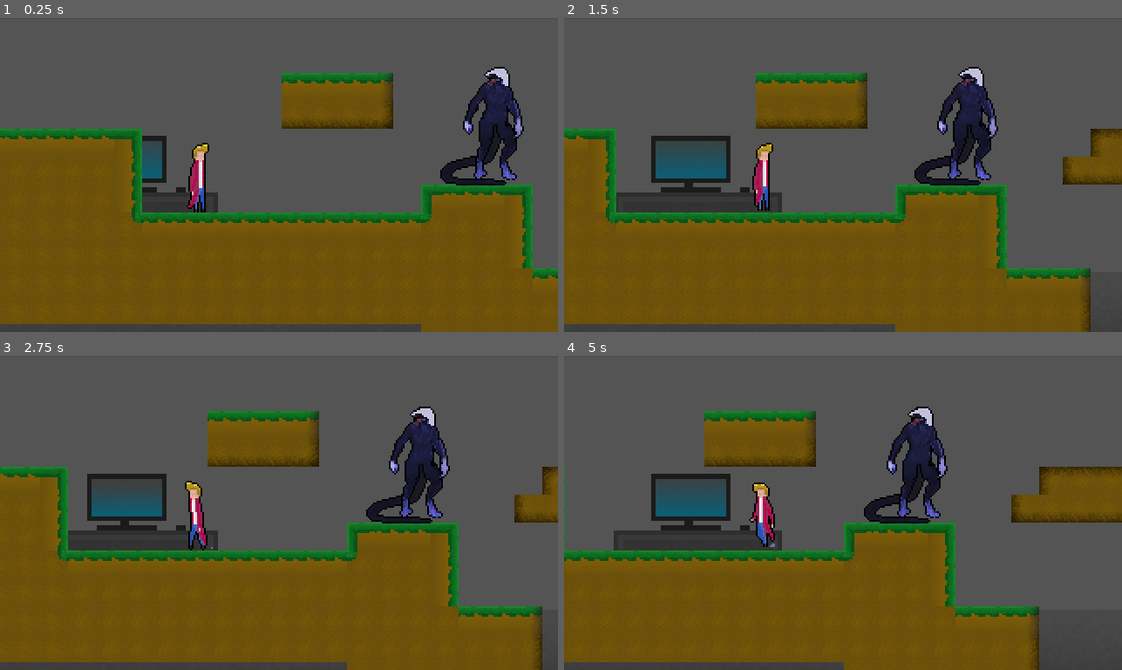
Above: before the commit, frames 1-4 (two rows, left to right).
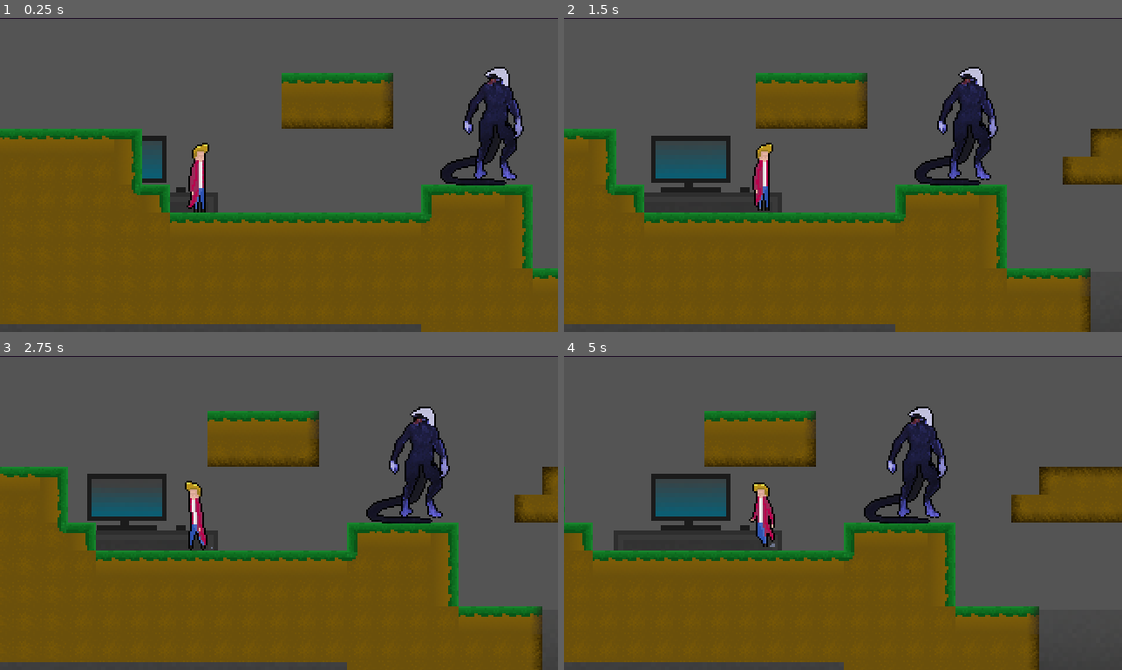
Above: after the commit, the same moments.

Repository: Plannec/project-aimo
Game: Godot game, scene res://StageOne.tscn
Two runs of this game, one before a commit and one after it. Both use one fixed random seed, a clock stepped at 60 frames per second and the inputs below.
Inputs:
- Up to frame 1 (0.25 s): no input
- Up to frame 2 (1.5 s): hold D (ui_right) from 0.53 s (still down); tap W (ui_up) at 0.77 s
- Up to frame 3 (2.75 s): tap W (ui_up) at 1.52 s; release D (ui_right) at 2.03 s; hold A (ui_left) from 2.03 s (still down)
- Up to frame 4 (5 s): release A (ui_left) at 2.78 s; hold D (ui_right) 2.78-4.28 s; tap W (ui_up) at 3.02, 3.77, 4.52 s; hold A (ui_left) from 4.28 s (still down)

The runs differ from the first frame. In frame 1, 1.0% of the frame differs, in the area x 0-100%, y 0-66%; in frame 2, 1.0%; in frame 3, 1.0%; in frame 4, 0.9%.

Commit message:
General Settings (Update)

Diff:
--- a/GroundTileset.tscn
+++ b/GroundTileset.tscn
@@ -117,3 +117,17 @@
 
 [node name="CollisionShape2D" type="CollisionShape2D" parent="Ground007/StaticBody2D"]
 shape = SubResource( 1 )
+
+[node name="Ground008" type="Sprite" parent="."]
+editor/display_folded = true
+position = Vector2( 115.38, 30 )
+scale = Vector2( 1.25, 1.25 )
+texture = ExtResource( 1 )
+region_enabled = true
+region_rect = Rect2( 0, 64, 16, 16 )
+
+[node name="StaticBody2D" type="StaticBody2D" parent="Ground008"]
+visible = false
+
+[node name="CollisionShape2D" type="CollisionShape2D" parent="Ground008/StaticBody2D"]
+shape = SubResource( 1 )
--- a/StageOne.tscn
+++ b/StageOne.tscn
@@ -30,10 +30,9 @@
 tile_set = ExtResource( 2 )
 cell_size = Vector2( 16, 16 )
 format = 1
-tile_data = PoolIntArray( 393221, 0, 0, 393222, 0, 0, 393223 …(654 unchanged characters)… 3, 3, 0, 720894, 3, 0, 720895, -1610612736, 0, 655370, 6, 0, 655371, 0, 0, 655372, 0, 0, 655373, -1610612730, 0, 786426, -1073741824, 0, 786427, -1610612733, 0, 786428, -1610612733, 0, 786429, -1610612733, 0, 786430, -1610612733, 0, 786431, -1610612729, 0, 720896, 0, 0, 720897, 0, 0, 720898, 0, 0, 720899, …(1579 unchanged characters)…
+tile_data = PoolIntArray( 393221, 0, 0, 393222, 0, 0, 393223 …(654 unchanged characters)… 3, 3, 0, 720894, 3, 0, 720895, -1610612729, 0, 655360, -1610612730, 0, 655370, 6, 0, 655371, 0, 0, 655372, 0, 0, 655373, -1610612730, 0, 786426, -1073741824, 0, 786427, -1610612733, 0, 786428, -1610612733, 0, 786429, -1610612733, 0, 786430, -1610612733, 0, 786431, 3, 0, 720896, 3, 0, 720897, 0, 0, 720898, 0, 0, 720899, …(1579 unchanged characters)…
 
 [node name="ParallaxBackground" type="ParallaxBackground" parent="."]
-editor/display_folded = true
 
 [node name="AnimatedSprite" type="AnimatedSprite" parent="ParallaxBackground"]
 position = Vector2( 160.197, 108.028 )
--- a/ground tileset.tres
+++ b/ground tileset.tres
@@ -134,3 +134,19 @@
 "shape_transform": Transform2D( 1, 0, 0, 1, 8, 8 )
 } ]
 7/z_index = 0
+8/name = "Ground008"
+8/texture = ExtResource( 1 )
+8/tex_offset = Vector2( 0, 0 )
+8/modulate = Color( 1, 1, 1, 1 )
+8/region = Rect2( 0, 64, 16, 16 )
+8/tile_mode = 0
+8/occluder_offset = Vector2( 8, 8 )
+8/navigation_offset = Vector2( 8, 8 )
+8/shapes = [ {
+"autotile_coord": Vector2( 0, 0 ),
+"one_way": false,
+"one_way_margin": 1.0,
+"shape": SubResource( 1 ),
+"shape_transform": Transform2D( 1, 0, 0, 1, 8, 8 )
+} ]
+8/z_index = 0
--- a/project.godot
+++ b/project.godot
@@ -15,8 +15,9 @@
 
 [application]
 
-config/name="Training"
+config/name="Project-Aimo"
 run/main_scene="res://StageOne.tscn"
+boot_splash/bg_color=Color( 0.105882, 0.0509804, 0.192157, 1 )
 config/icon="res://icon.png"
 
 [display]
@@ -60,4 +61,5 @@
 
 quality/2d/use_pixel_snap=true
 threads/thread_model=2
+environment/default_clear_color=Color( 0.121569, 0.054902, 0.156863, 1 )
 environment/default_environment="res://default_env.tres"
